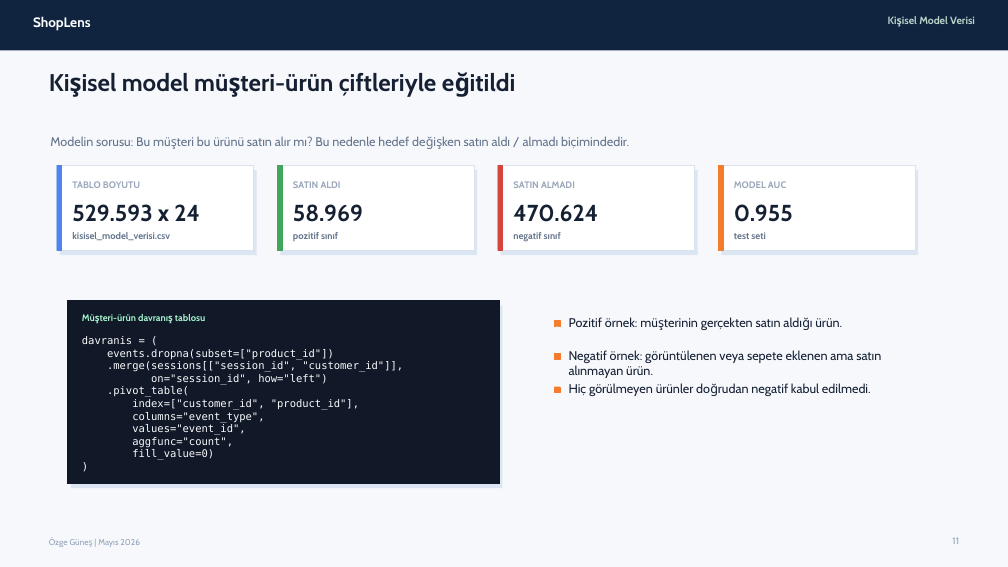
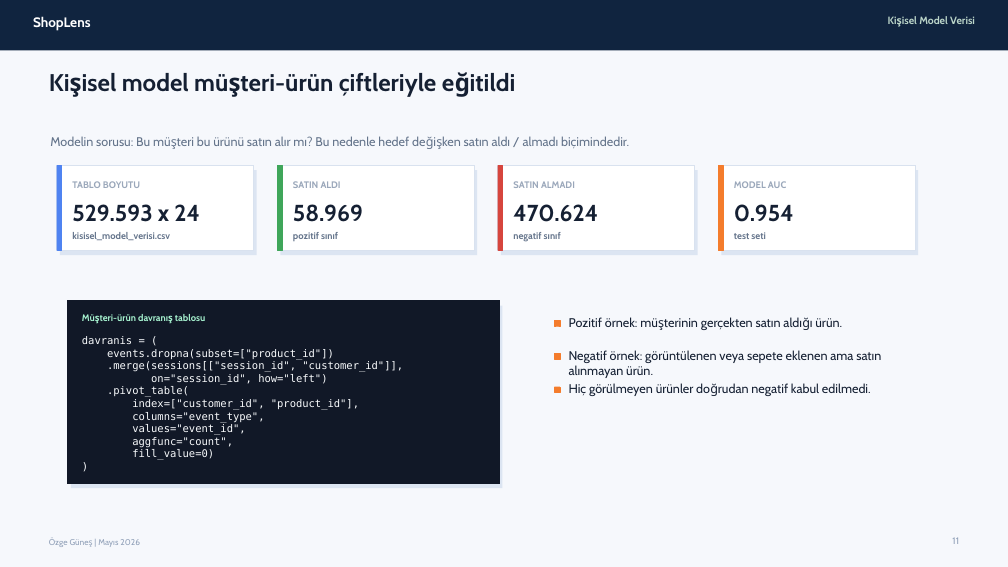
Before and after one commit to ozgunes91/ShopLens, a slide deck: slide 11 of ShopLens_Sunum_Final.pptx. Drawn at 1008x567 pixels with LibreOffice and Linux fonts; fonts in the diff are those of the drawing. Boxes give left, top, right and bottom in pixels: in the first picture for what was removed or moved away, otherwise in the second. Text is boxed around its words. In the diff, an @@ line names an element or a change of style, - is before the commit and + after.

```diff
--- a/ShopLens_Sunum_Final.pptx
+++ b/ShopLens_Sunum_Final.pptx
@@ text at (734, 204, 794, 222): text changed @@
-0.955
+0.954
```
Also in this commit, not shown: 2 other slides changed, 13 other files.
